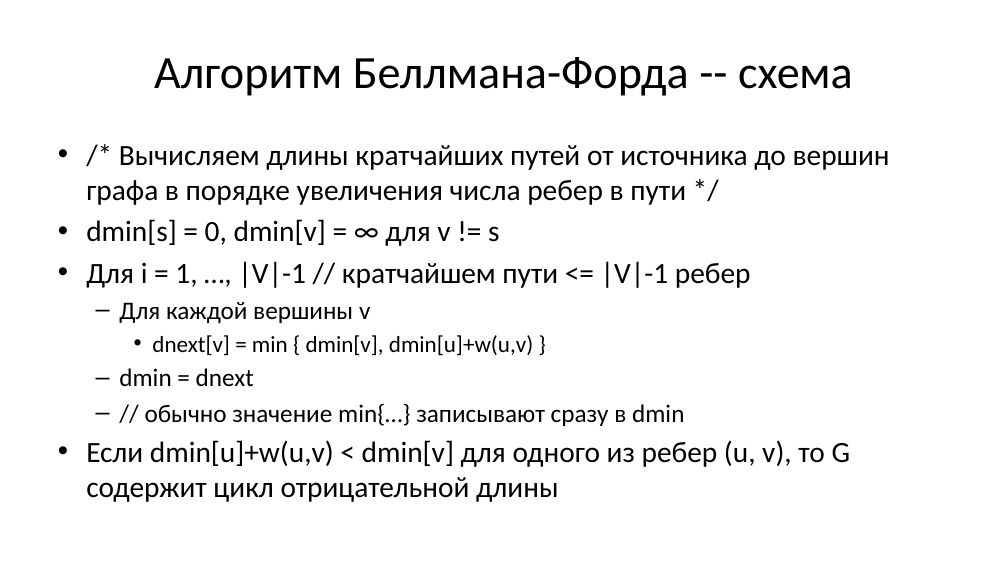
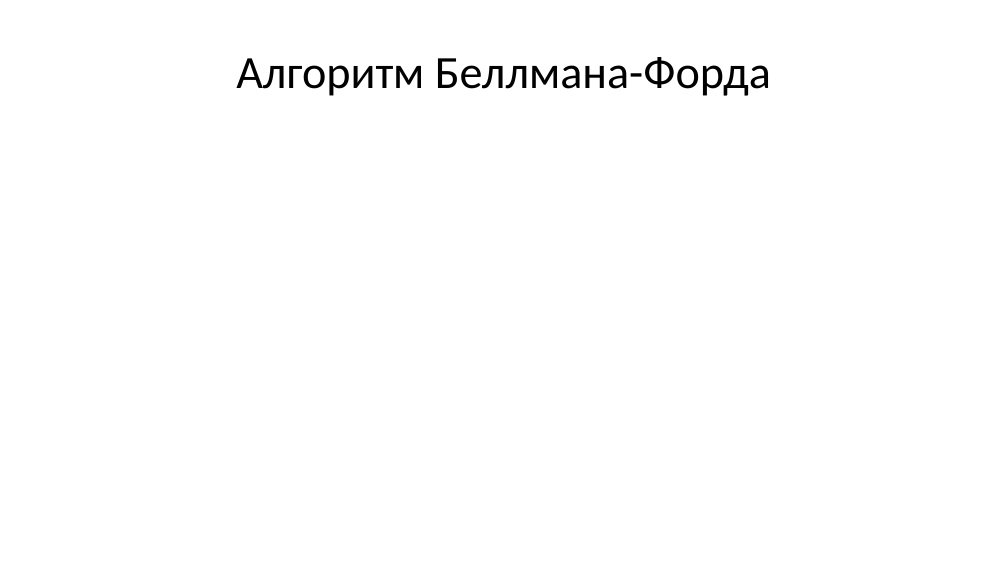
Before and after one commit to Evgueni-Petrov-aka-espetrov/Algorithms-and-Programming-in-C-pptx, a slide deck: slide 101 of 18 Кратчайшие пути и топсорт.pptx (slide 22 before the commit). Drawn at 1008x567 pixels with LibreOffice and Linux fonts; fonts in the diff are those of the drawing. Boxes give left, top, right and bottom in pixels: in the first picture for what was removed or moved away, otherwise in the second. Text is boxed around its words. In the diff, an @@ line names an element or a change of style, - is before the commit and + after.

```diff
--- a/18 Кратчайшие пути и топсорт.pptx
+++ b/18 Кратчайшие пути и топсорт.pptx
@@ title at <box>236,57,771,96</box>: text changed @@
-Алгоритм Беллмана-Форда -- схема
+Алгоритм Беллмана-Форда
@@ text removed at <box>86,145,890,502</box> @@
-• /* Вычисляем длины кратчайших путей от источника до вершин графа в порядке увеличения числа ребер в пути */
-• dmin[s] = 0, dmin[v] = ∞ для v != s
-• Для i = 1, …, |V|-1 // кратчайшем пути <= |V|-1 ребер
-  – Для каждой вершины v
-    • dnext[v] = min { dmin[v], dmin[u]+w(u,v) }
-  – dmin = dnext
-  – // обычно значение min{…} записывают сразу в dmin
-• Если dmin[u]+w(u,v) < dmin[v] для одного из ребер (u, v), то G содержит цикл отрицательной длины
```
Also in this commit, not shown: 25 other slides changed, 147 slides added, 9 slides removed.
